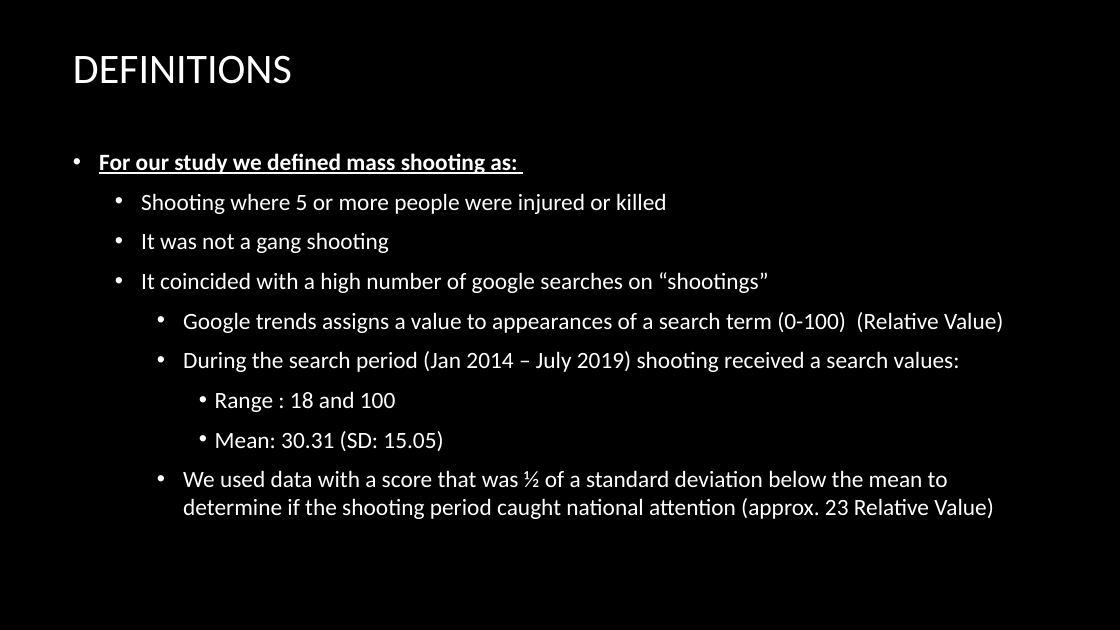
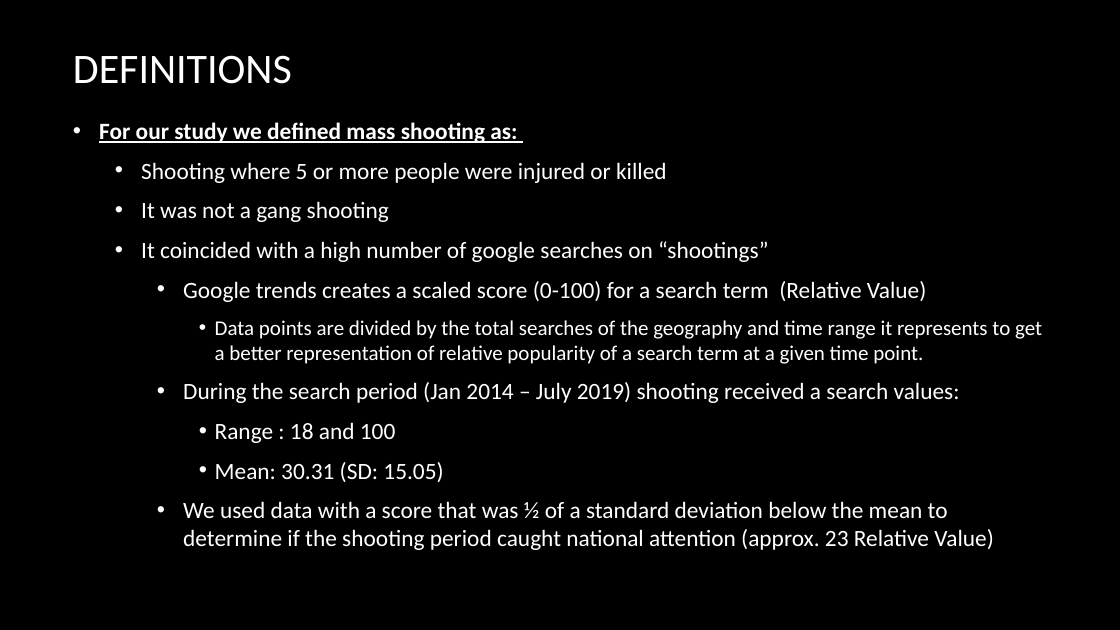
Before and after one commit to tmartinez52/Driving-Gun-Sales, a slide deck: slide 8 of Data Merged/Mass Shooting and Gun purchases in U.S.A .pptx. Drawn at 1120x630 pixels with LibreOffice and Linux fonts; fonts in the diff are those of the drawing; background and template pictures are left out. Boxes give left, top, right and bottom in pixels: in the first picture for what was removed or moved away, otherwise in the second. Text is boxed around its words. In the diff, an @@ line names an element or a change of style, - is before the commit and + after.

```diff
--- a/Data Merged/Mass Shooting and Gun purchases in U.S.A .pptx
+++ b/Data Merged/Mass Shooting and Gun purchases in U.S.A .pptx
@@ text at (183,281,1042,364): text changed; size 20 to 18 pt @@
-    • Google trends assigns a value to appearances of a search term (0-100) (Relative Value)
+    • Google trends creates a scaled score (0-100) for a search term (Relative Value)
+      • Data points are divided by the total searches of the geography and time range it represents to get a better representation of relative popularity of a search term at a given time point.
```
Also in this commit, not shown: 7 other slides changed, 4 slides added, 1 other file.
